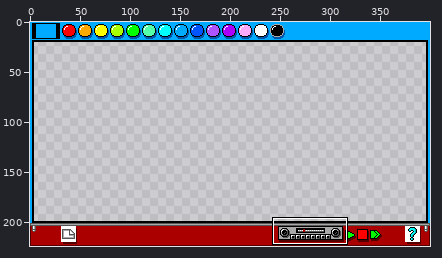
Two states of a pixel-art file, Assets/Sprites/Paint_Border_Testing.ase. Above, an overview of the earlier version with the close-up marked.
Close-up. First the earlier version:
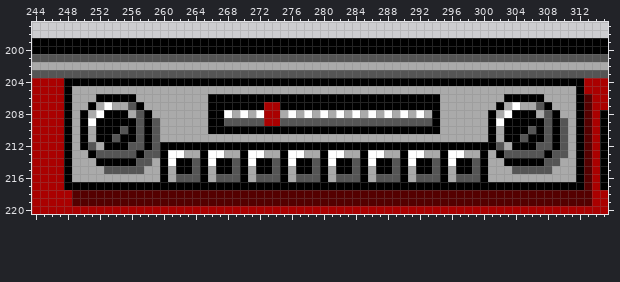
400x224 pixels, 1 frame. Shown: x 244..315, y 197..220.
After the commit:
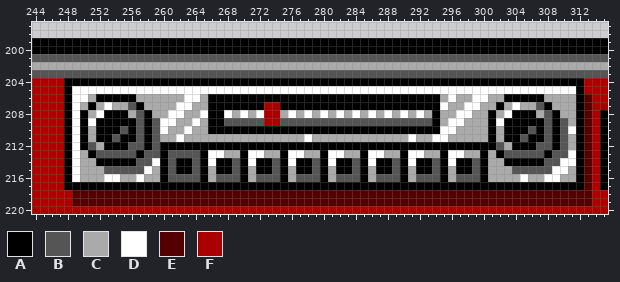
Palette (. is transparent): A #000000  B #555555  C #aaaaaa  D #ffffff  E #550000  F #aa0000
Change:
Layer "Menu2/Menu2On":
The edit turns colour C into colour B in row 213 at x 263 to 264; in rows 215 to 216 at x 261.
The edit turns colour D into colour B in row 213 at x 261 to 262; in row 214 at x 261.
The edit turns colour C into colour D in row 205 at x 249 to 311; in row 206 at x 249 to 250, 263 to 264, 296 and 299 to 300; in row 207 at x 249, 262 to 263, 295 and 298 to 299; in row 208 at x 249, 261 to 262, 265 and 297 to 298; in row 209 at x 249, 260 to 261, 264 and 296 to 297; in row 210 at x 249, 260, 263, 295 to 296 and 311.
The edit turns colour C into colour D in row 211 at x 249, 262, 278, 291 and 294 to 295; in row 212 at x 249; in row 213 at x 249 and 311; in row 214 at x 249, 259 and 310 to 311; in row 215 at x 249, 258 and 309 to 310; in row 216 at x 249, 253 to 254, 257, 305 and 308 to 309.
Pixel boxes of the changes (left, top, right, bottom) in both close-ups:
changed: (72, 86, 576, 182)
